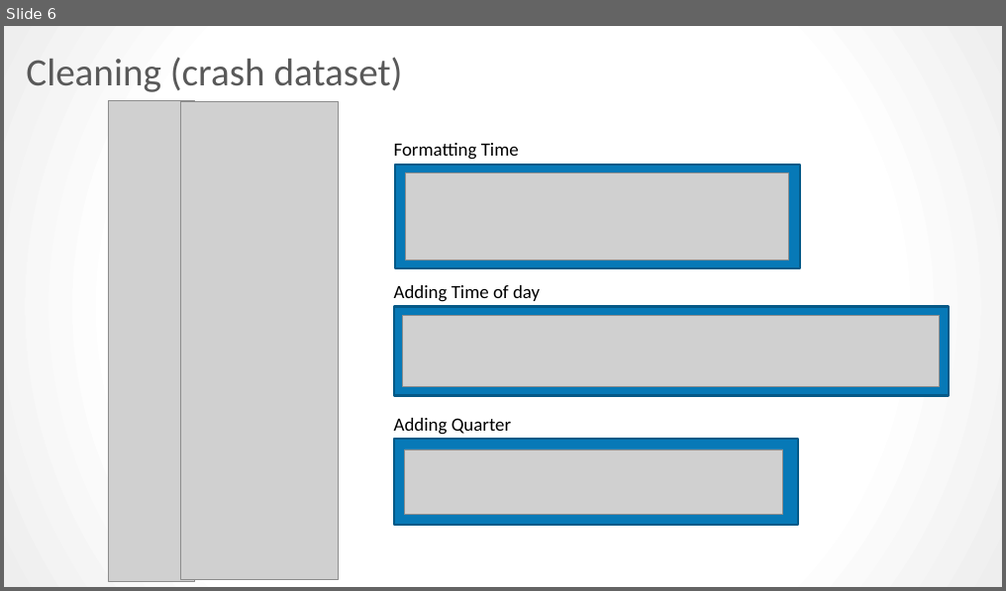
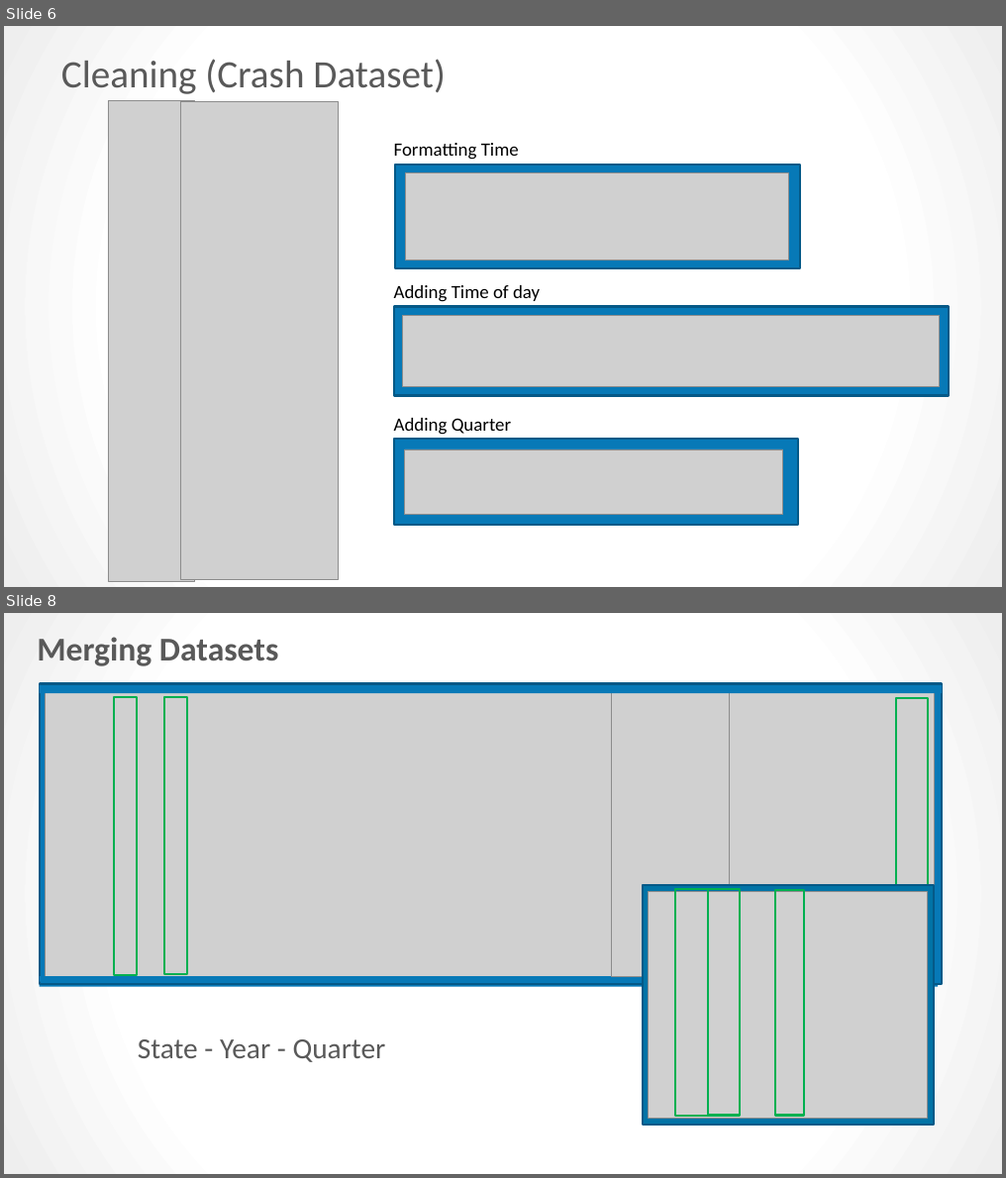
Before and after one commit to kpellas/Project_1, a slide deck: Project Presentation.pptx. Shown one above the other, each under a label of ours: slide 6 before the commit, slides 6 and 8 after it; the slides between them are not shown. The pictures are 1006x591 and 1006x1178 pixels, drawn with LibreOffice and Linux fonts; fonts in the diff are those of the drawing; grey boxes stand for pictures. Boxes give left, top, right and bottom in pixels: in the first picture for what was removed or moved away, otherwise in the second. Text is boxed around its words. In the diff, an @@ line names an element or a change of style, - is before the commit and + after.

```diff
--- a/Project Presentation.pptx
+++ b/Project Presentation.pptx
@@ slide 8 added at (4, 613, 1002, 1174), background gradient #FFFFFF to #EEEEEE @@
@@ text added at (37, 637, 278, 666), 32 pt, text #595959, bold @@
+Merging Datasets
@@ rectangle added at (40, 684, 943, 984), fill #0779B7, outline #055A87 2 pt @@
@@ rectangle added at (40, 685, 943, 694), fill #0779B7 @@
@@ picture added at (46, 687, 613, 981) @@
@@ rectangle added at (114, 697, 137, 975), outline #00B050 2 pt @@
@@ rectangle added at (165, 697, 187, 974), outline #00B050 2 pt @@
@@ picture added at (611, 686, 910, 977) @@
@@ picture added at (729, 688, 934, 1052) @@
@@ rectangle added at (896, 697, 928, 975), outline #00B050 2 pt @@
@@ rectangle added at (643, 884, 935, 1124), fill #0173A6, outline #055A87 2 pt @@
@@ picture added at (648, 891, 927, 1118) @@
@@ rectangle added at (675, 889, 708, 1116), outline #00B050 2 pt @@
@@ rectangle added at (708, 889, 740, 1116), outline #00B050 2 pt @@
@@ rectangle added at (775, 891, 804, 1116), outline #00B050 2 pt @@
@@ rectangle added at (40, 976, 939, 986), fill #0779B7 @@
@@ rectangle added at (40, 977, 819, 982), fill #0779B7 @@
@@ text added at (138, 1040, 386, 1062), 28 pt, text #595959 @@
+State - Year - Quarter
@@ slide 6 changed as well @@
@@ title at (61, 59, 445, 94): text changed @@
-Cleaning (crash dataset)
+Cleaning (Crash Dataset)
```
Also in this commit, not shown: 4 other slides changed, 22 other slides added, 9 slides removed.
